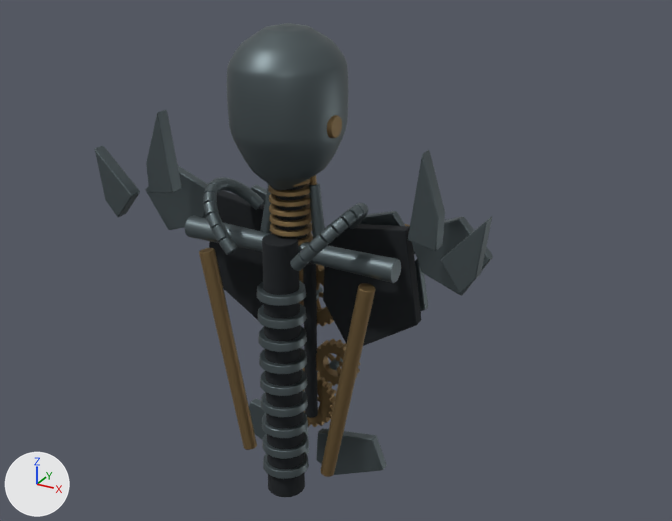
One commit to the glTF model assets/characters/rigged/custodian-study.glb: the scene before it, then after it.
Camera for both pictures: a camera (50 mm lens) standing at (0.972, -1.569, 2.391) and looking at (0.066, 0.077, 1.568). Lighting does not change. The marker at lower left points along +X, +Y and +Z. The older version comes first. Vertices at exactly the same position are counted once.

The scene before the commit, as lines of its bpy script (objects in view):
```python
me_visor_shell = bpy.data.meshes.new('Visor shell')
me_visor_shell.from_pydata(...)  # 24798 vertices, 49280 faces; spans x -0.46..0.46, y -0.132..0.186, z 1.001..2.084
# faces by material slot: [23200, 1436, 188, 24456]
me_visor_shell.materials.append(mat_custodian_iron)  # dark grey #5f6a6e
me_visor_shell.materials.append(mat_custodian_recess)  # black #161b1f
me_visor_shell.materials.append(mat_custodian_amber)  # orange #eda02c, glowing orange #ffac30
me_visor_shell.materials.append(mat_custodian_bronze)  # brown #866f4b
ob_custodian_bodystudy = bpy.data.objects.new('Custodian_BodyStudy', me_visor_shell)
ob_custodian_bodystudy.location = (0.0, 0.0, 0.0)
```
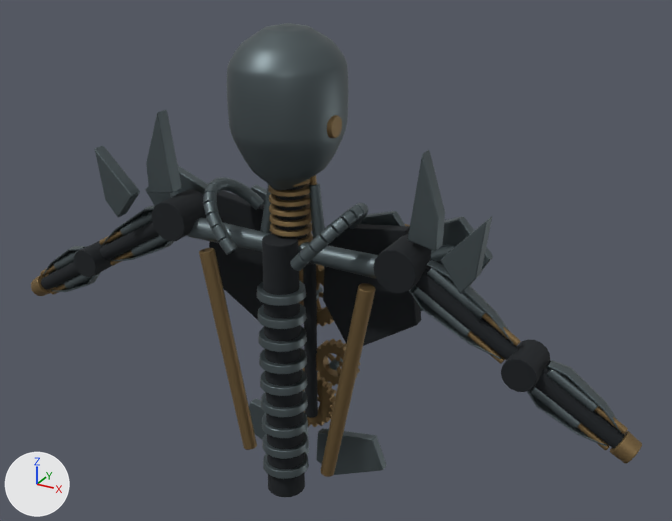
Commit message: art: articulate Custodian arm study

What differs and where, as boxes [x1, y1, x2, y2] in the pictures (672 x 521 px):
'Custodian_BodyStudy', reshaped (53% wider): before [95, 23, 493, 497]; after [31, 23, 642, 497]
part 1 of me_visor_shell, added: after [51, 284, 67, 295]
part 2 of me_visor_shell, added: after [31, 190, 206, 296]
part 3 of me_visor_shell, added: after [373, 234, 642, 464]

The edits, one by one:
me_visor_shell is used by ob_custodian_bodystudy; location (0.0, 0.0, 0.0).
me_visor_shell had 24798 vertices, 49280 faces and spanned x -0.46..0.46, y -0.132..0.186, z 1.001..2.084.
me_visor_shell now has 30222 vertices, 59976 faces and spans x -0.77..0.77, y -0.132..0.186, z 1.001..2.084.
me_visor_shell part 1: the loose piece of 128 vertices spanning x -0.015..0.015, y 0.06..0.09, z 1.15..1.55 is copied, and the copy is multiplied about its middle by the matrix ((0.008, 0.225, -0.16), (0.437, -0.004, 0.003), (0.0, -0.375, -0.096)), then moved by (-0.678, -0.098, 0.023), in mat_custodian_bronze (brown #866f4b); it spans x -0.713..-0.642, y -0.03..-0.015, z 1.348..1.398.
me_visor_shell part 2: 2456 vertices added at x -0.77..-0.23, y -0.071..0.066, z 1.335..1.69.
me_visor_shell part 3: 2456 vertices added at x 0.23..0.77, y -0.071..0.066, z 1.335..1.69.
Other edits to the shape of me_visor_shell do not show in these pictures.
